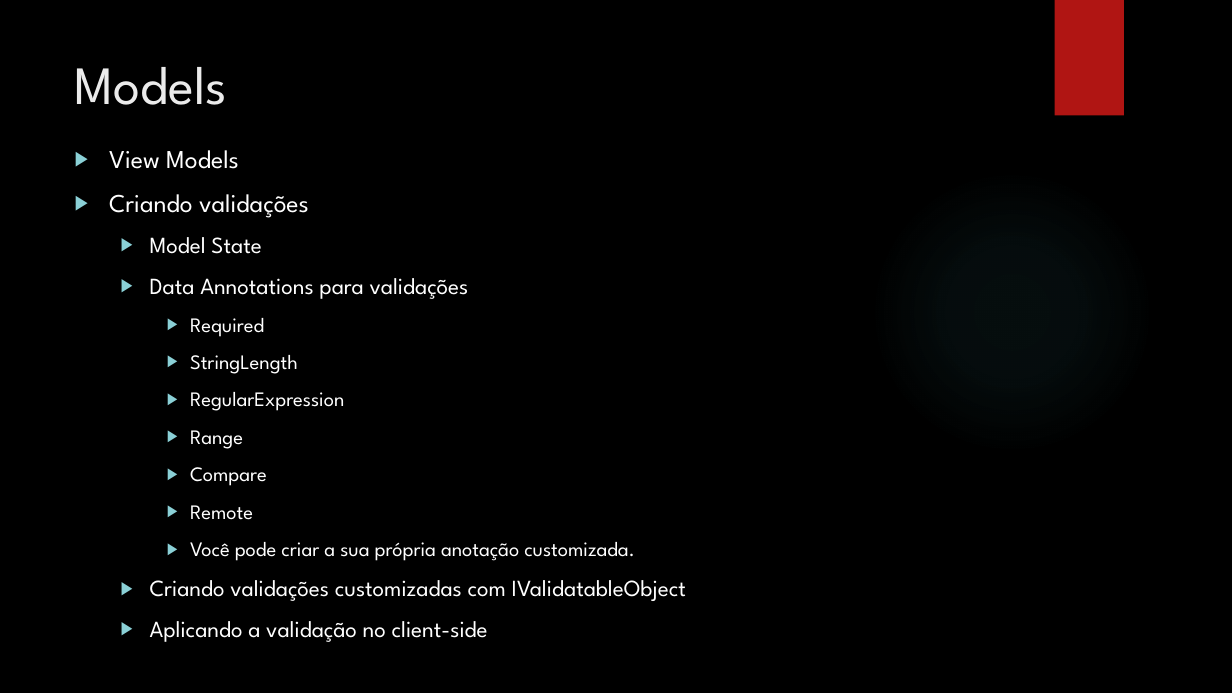
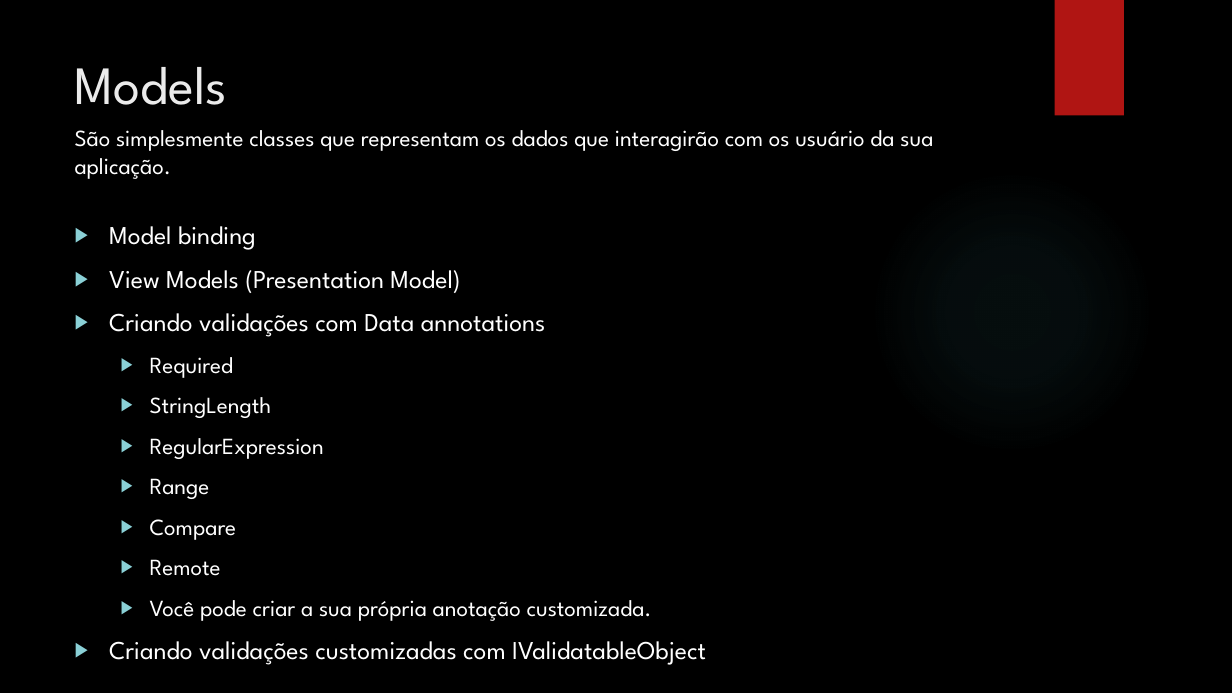
Before and after one commit to leolana/AspnetMvcLab, a slide deck: slide 15 of Presentation/AspNetMvc.pptx (slide 13 before the commit). Drawn at 1232x693 pixels with LibreOffice and Linux fonts; fonts in the diff are those of the drawing; background and template pictures are left out. Boxes give left, top, right and bottom in pixels: in the first picture for what was removed or moved away, otherwise in the second. Text is boxed around its words. In the diff, an @@ line names an element or a change of style, - is before the commit and + after.

```diff
--- a/Presentation/AspNetMvc.pptx
+++ b/Presentation/AspNetMvc.pptx
@@ text added at (75, 130, 933, 179), 18 pt, text #FFFFFF @@
+São simplesmente classes que representam os dados que interagirão com os usuário da sua aplicação.
@@ text "Model binding": place and size @@
-text "Model binding" at (109, 150, 686, 642)
+text "Model binding" at (109, 226, 706, 665)
@@ text at (109, 226, 546, 337): text changed; size 18 to 20 pt @@
-▶ View Models
-▶ Criando validações
-  ▶ Model State
-  ▶ Data Annotations para validações
+▶ Model binding
+▶ View Models (Presentation Model)
+▶ Criando validações com Data annotations
@@ text at (109, 357, 706, 665): size 16 to 18 pt in "Required", "StringLength", "RegularExpression", "Range" and 3 more places; size 18 to 20 pt in "Criando validações customizadas com IValidatableObject"; list level 3 to 2 in "Required"; list level 3 to 2 in "StringLength"; list level 3 to 2 in "RegularExpression"; list level 3 to 2 in "Range"; list level 3 to 2 in "Compare"; list level 3 to 2 in "Remote"; list level 3 to 2 in "Você pode criar a sua ..."; list level 2 to 1 in "Criando validações customizadas com IValidatableObject" @@
@@ text at (150, 621, 488, 642): paragraph removed @@
-  ▶ Aplicando a validação no client-side
```
Also in this commit, not shown: 5 other slides changed, 13 slides added, 3 slides removed.
